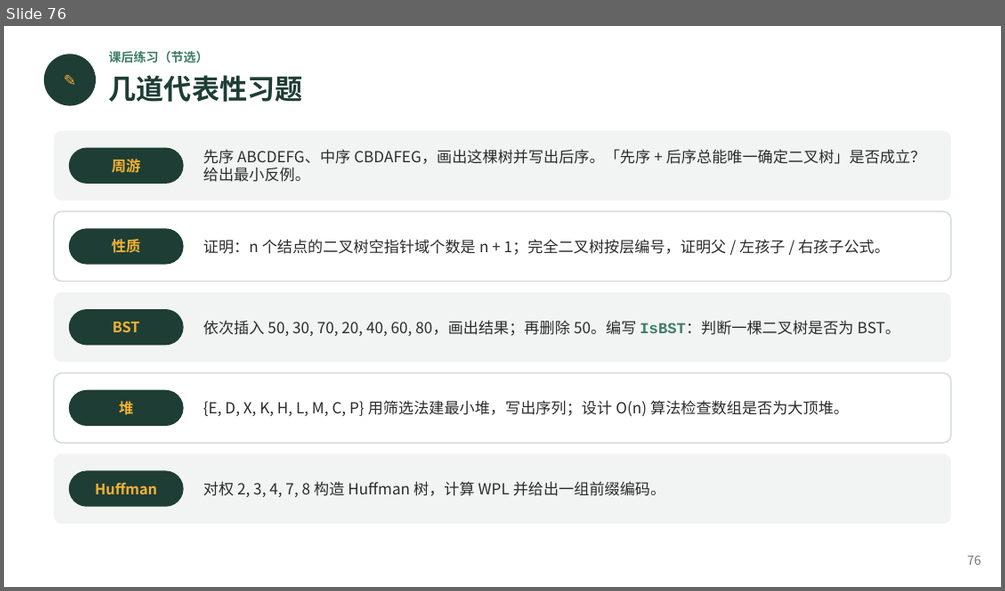
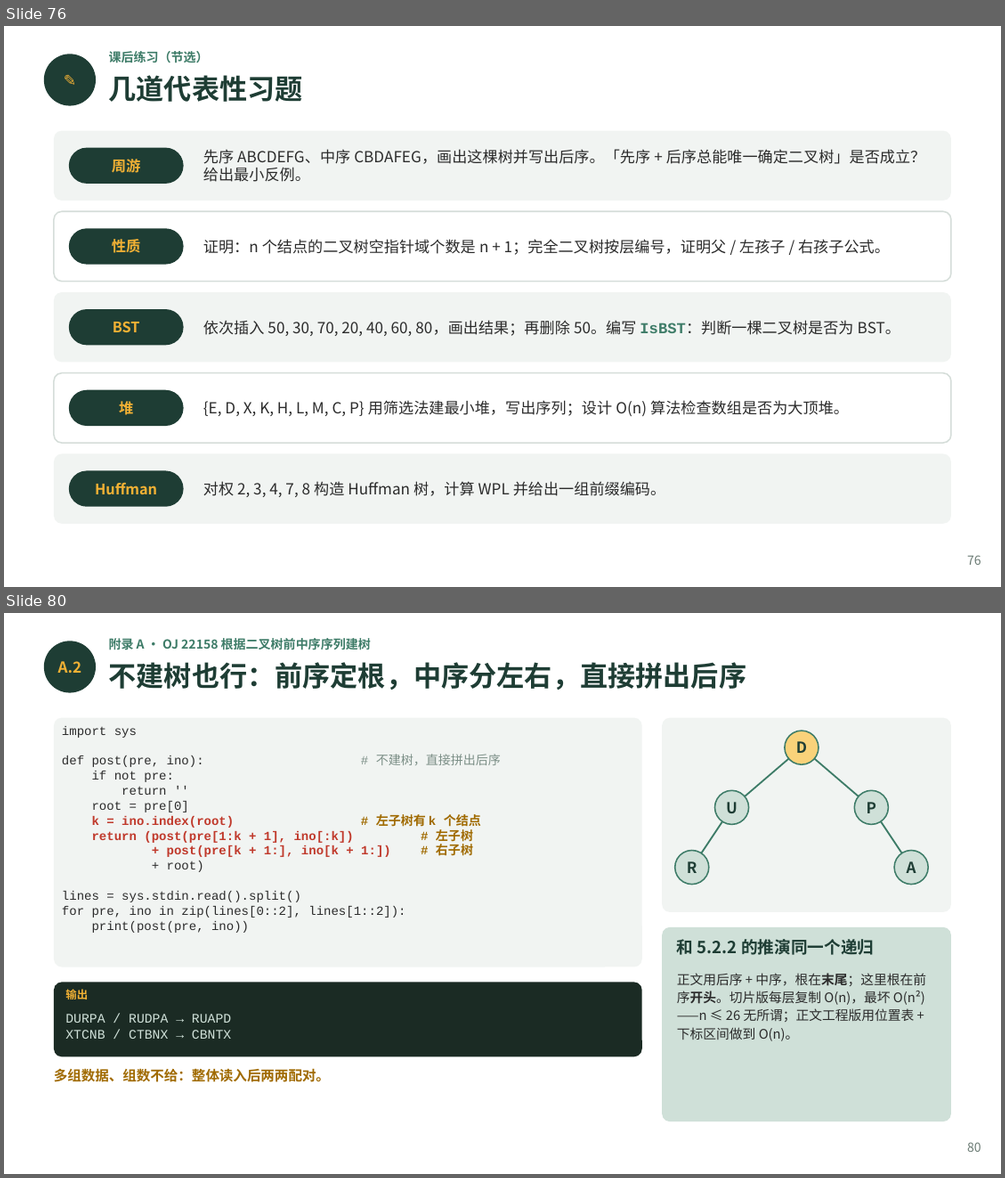
Before and after one commit to GMyhf/2026fall-cs201, a slide deck: courseware/202609_DSA_05_Binary_Tree.pptx. Shown one above the other, each under a label of ours: slide 76 before the commit, slides 76 and 80 after it; the slides between them are not shown. The pictures are 1005x591 and 1005x1178 pixels, drawn with LibreOffice and Linux fonts; fonts in the diff are those of the drawing. Boxes give left, top, right and bottom in pixels: in the first picture for what was removed or moved away, otherwise in the second. Text is boxed around its words. In the diff, an @@ line names an element or a change of style, - is before the commit and + after.

```diff
--- a/courseware/202609_DSA_05_Binary_Tree.pptx
+++ b/courseware/202609_DSA_05_Binary_Tree.pptx
@@ slide 80 added at box(4, 613, 1001, 1174), background #FFFFFF @@
@@ text added at box(109, 637, 371, 653), 9 pt, text #3E7C68, bold @@
+附录 A · OJ 22158 根据二叉树前中序序列建树
@@ ellipse added at box(44, 641, 96, 693), fill #1E3D34 @@
@@ text added at box(58, 661, 82, 673), 11 pt, text #F2B134, bold @@
+A.2
@@ text added at box(109, 662, 747, 690), 20 pt, text #1E3D34, bold @@
+不建树也行：前序定根，中序分左右，直接拼出后序
@@ rounded rectangle added at box(54, 718, 642, 967), fill #F1F4F2 @@
@@ rounded rectangle added at box(662, 718, 951, 912), fill #F1F4F2 @@
@@ text added at box(62, 726, 501, 933), 9 pt, text #2B2B2B @@
+import sys
+def post(pre, ino): # 不建树，直接拼出后序
+if not pre:
+return ''
+root = pre[0]
+k = ino.index(root) # 左子树有 k 个结点
+return (post(pre[1:k + 1], ino[:k]) # 左子树
++ post(pre[k + 1:], ino[k + 1:]) # 右子树
++ root)
+lines = sys.stdin.read().split()
+for pre, ino in zip(lines[0::2], lines[1::2]):
+print(post(pre, ino))
@@ ellipse added at box(785, 730, 818, 764), fill #F9D27A, outline #3E7C68 1 pt @@
@@ text added at box(796, 741, 807, 753), 11 pt, text #1E3D34, bold @@
+D
@@ line added from (801, 747) to (732, 807), #3E7C68 1.2 pt @@
@@ line added from (801, 747) to (871, 807), #3E7C68 1.2 pt @@
@@ ellipse added at box(715, 790, 749, 824), fill #CFE0D8, outline #3E7C68 1 pt @@
@@ ellipse added at box(854, 790, 888, 824), fill #CFE0D8, outline #3E7C68 1 pt @@
@@ line added from (732, 807) to (692, 868), #3E7C68 1.2 pt @@
@@ text added at box(726, 802, 737, 813), 11 pt, text #1E3D34, bold @@
+U
@@ text added at box(866, 802, 876, 813), 11 pt, text #1E3D34, bold @@
+P
@@ line added from (871, 807) to (911, 868), #3E7C68 1.2 pt @@
@@ ellipse added at box(675, 851, 709, 884), fill #CFE0D8, outline #3E7C68 1 pt @@
@@ ellipse added at box(894, 851, 928, 884), fill #CFE0D8, outline #3E7C68 1 pt @@
@@ text added at box(687, 861, 697, 873), 11 pt, text #1E3D34, bold @@
+R
@@ text added at box(906, 861, 916, 873), 11 pt, text #1E3D34, bold @@
+A
@@ rounded rectangle added at box(662, 927, 951, 1121), fill #CFE0D8 @@
@@ text added at box(677, 939, 874, 955), 12 pt, text #1E3D34, bold @@
+和 5.2.2 的推演同一个递归
@@ rounded rectangle added at box(54, 981, 642, 1056), fill #1B2B24 @@
@@ text added at box(677, 973, 926, 1041), 9.5 pt, text #2B2B2B @@
+正文用后序 + 中序，根在末尾；这里根在前序开头。切片版每层复制 O(n)，最坏 O(n²)——n ≤ 26 无所谓；正文工程版用位置表 + 下标区间做到 O(n)。
@@ text added at box(65, 989, 88, 999), 8 pt, text #F2B134, bold @@
+输出
@@ text added at box(65, 1013, 231, 1038), 9.5 pt, text #CFE0D8 @@
+DURPA / RUDPA → RUAPD
+XTCNB / CTBNX → CBNTX
@@ text added at box(54, 1068, 330, 1082), 10 pt, text #A06A00, bold @@
+多组数据、组数不给：整体读入后两两配对。
@@ text added at box(967, 1142, 981, 1151), 9 pt, text #6B7B74 @@
+80
```
Also in this commit, not shown: 2 slides changed, 6 other slides added, 2 other files.
